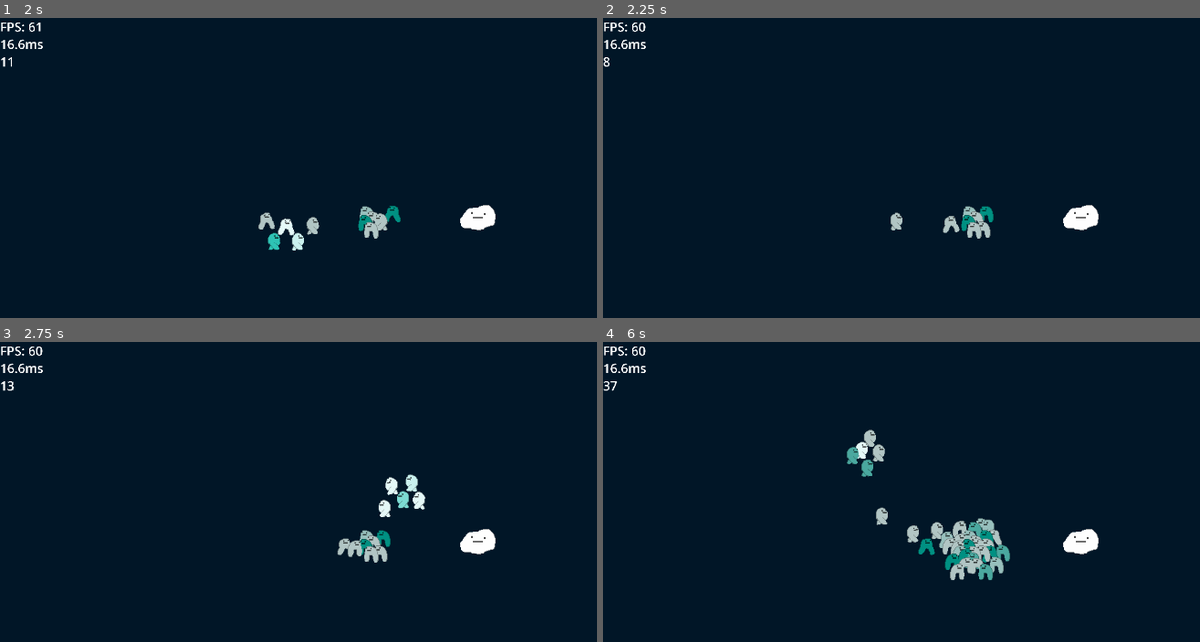
Above: before the commit, frames 1-4 (two rows, left to right).
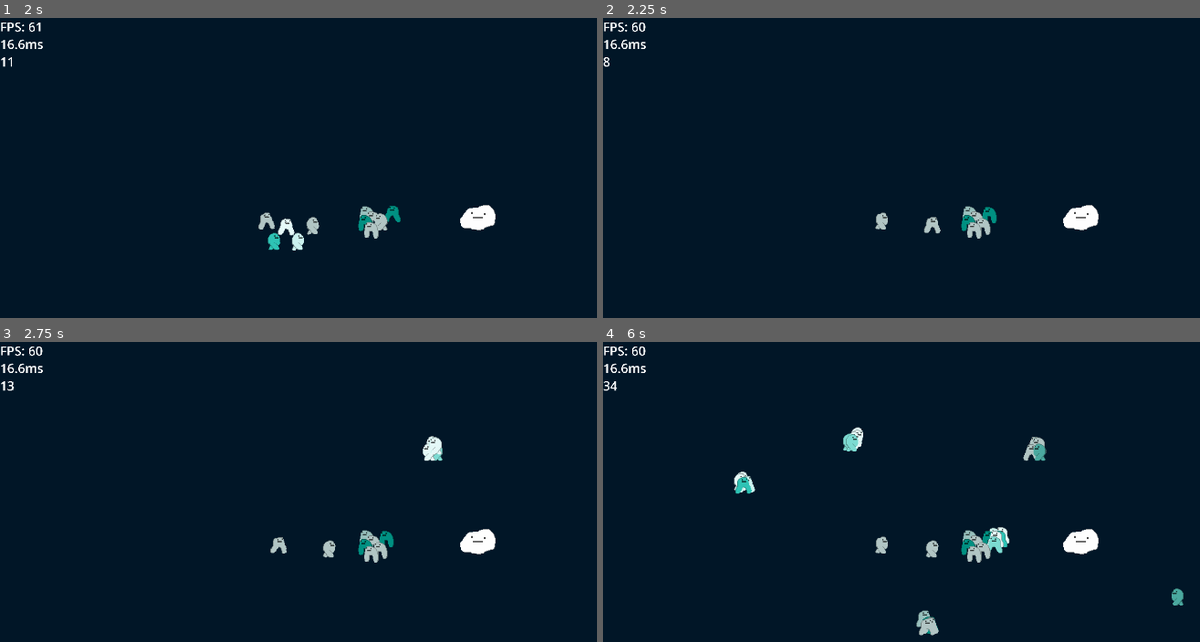
Above: after the commit, the same moments.

Repository: gabelallen/unfinished-game-jam-entry
Game: Godot game, scene res://scenes/main.tscn
Two runs of this game, one before a commit and one after it. Both use one fixed random seed, a clock stepped at 60 frames per second and the inputs below.
Inputs (mouse positions are in pixels of both pictures, inside the frame that each line leads up to):
- Up to frame 1 (2 s): tap Enter at 0.5 s; move the mouse to (525, 201) at 0.52 s; tap 1 at 0.6, 1.35 s; click (525, 201) at 0.67 s; move the mouse to (220, 243) at 1.27 s; click (220, 243) at 1.42 s
- Up to frame 2 (2.25 s): move the mouse to (1038, 132) at 2.02 s; tap Backspace at 2.1 s; click (1038, 132) at 2.17 s
- Up to frame 3 (2.75 s): tap 1 at 2.3 s
- Up to frame 4 (6 s): move the mouse to (931, 630) at 2.77 s; tap 1 at 2.85, 3.6, 4.55, 5.1, 5.85 s; click (931, 630) at 2.92 s; move the mouse to (1188, 609) at 3.52 s; click (1188, 609) at 3.67 s; move the mouse to (746, 486) at 4.27 s; tap Backspace at 4.35 s; click (746, 486) at 4.42 s; move the mouse to (1002, 546) at 5.02 s; click (1002, 546) at 5.17 s; move the mouse to (859, 444) at 5.77 s; click (859, 444) at 5.92 s

Frame 1 is identical in both runs. In frame 2, 0.5% of the frame differs, in the area x 45-67%, y 62-74%; in frame 3, 1.3%; in frame 4, 3.5%, in the area x 1-98%, y 13-98%.
Error after the commit: Invalid access to property or key 'global_position' on a base object of type 'previously freed'. (res://scenes/rock.gd:23)

Commit message:
optimizations

Diff:
--- a/scenes/rock.gd
+++ b/scenes/rock.gd
@@ -19,8 +19,7 @@
 
 # Called every frame. 'delta' is the elapsed time since the previous frame.
 func _process(delta: float) -> void:
-	var friends = get_tree().get_nodes_in_group("moving_characters")
-	for other in friends:
+	for other in Global.friends:
 		var distance = global_position.distance_to(other.global_position)
 		if distance < squish_radius:
 			var push_away = (global_position - other.global_position).normalized() * avoidance_strength / distance
--- a/scenes/selector.gd
+++ b/scenes/selector.gd
@@ -45,8 +45,7 @@
 		#draw_rect(expanded_rect, Color(0, 1, 0, 0.2))
 
 		#highlight little guys in selection
-		var little_guys = get_tree().get_nodes_in_group("moving_characters")
-		for guy in little_guys:
+		for guy in Global.friends:
 			guy.is_selected = false
 			if expanded_rect.has_point(guy.position):
 				guy.is_highlighted = true
--- a/scripts/Global.gd
+++ b/scripts/Global.gd
@@ -1,9 +1,10 @@
 extends Node
 
-var friends #array of little guys on map
+var friends = []#array of little guys on map
 var latest_destination = Vector2.ZERO
 var is_following_cursor = false
 var rockpos = Vector2.ZERO #position of the rock
+var reach_scalar = 1
 
 # Called when the node enters the scene tree for the first time.
 func _ready() -> void:
--- a/scripts/little_guys.gd
+++ b/scripts/little_guys.gd
@@ -2,10 +2,10 @@
 
 var little_guys = []
 
-func _process(delta: float) -> void:
-	little_guys = get_tree().get_nodes_in_group("moving_characters")
-	Global.friends = little_guys
-	update_z_index()
+func _physics_process(delta: float) -> void:
+	little_guys = Global.friends
+	if little_guys:
+		update_z_index()
 
 #make sure the nearest character shows on top
 func update_z_index():
--- a/scripts/littleguy.gd
+++ b/scripts/littleguy.gd
@@ -47,7 +47,10 @@
 
 func _ready() -> void:
 	#get randomc color
+	Global.friends.append(self)
+	Global.reach_scalar = sqrt(Global.friends.size())
 	add_to_group("moving_characters")
+
 	birth_color = colors[randi() % colors.size()]
 	animation.modulate = birth_color
 	rect.color = birth_color
@@ -114,14 +117,13 @@
 			animation.flip_h = true
 
 		#collision
-		var friends = get_tree().get_nodes_in_group("moving_characters")
-		for other in friends:
+		for other in Global.friends:
 			if other != self:
 				var distance = global_position.distance_to(other.global_position)
 				if distance < squish_radius:
 					var push_away = (global_position - other.global_position).normalized() * avoidance_strength / distance
 					velocity += push_away
-					if cur_command_timer > min_command_timer && realspeed < 37 && global_position.distance_to(target_position) < target_reach_distance*sqrt(friends.size()):
+					if cur_command_timer > min_command_timer && realspeed < 37 && global_position.distance_to(target_position) < target_reach_distance*Global.reach_scalar:
 						cur_command_timer = 0
 						is_moving = false
 						velocity = Vector2.ZERO
